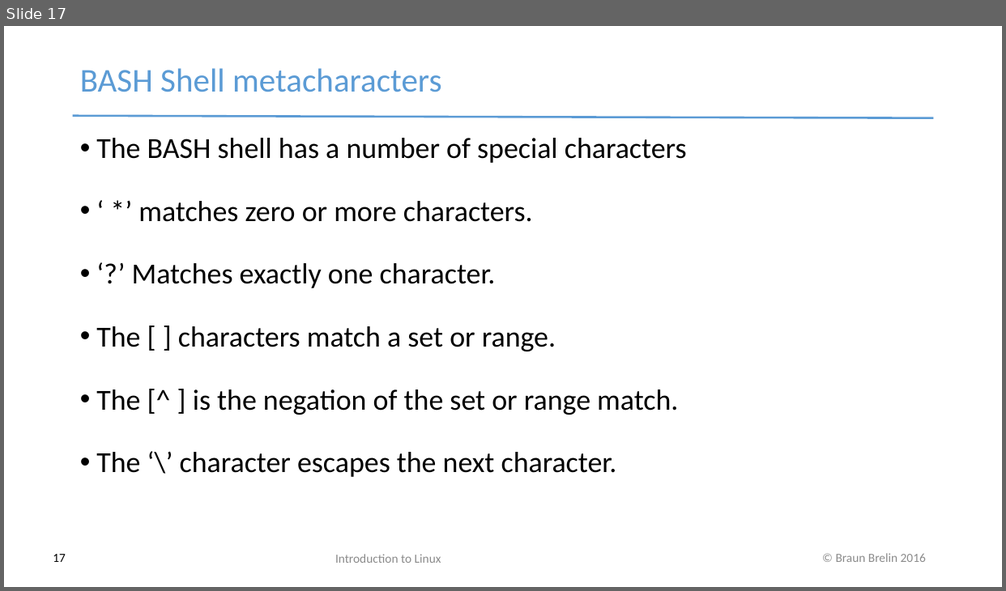
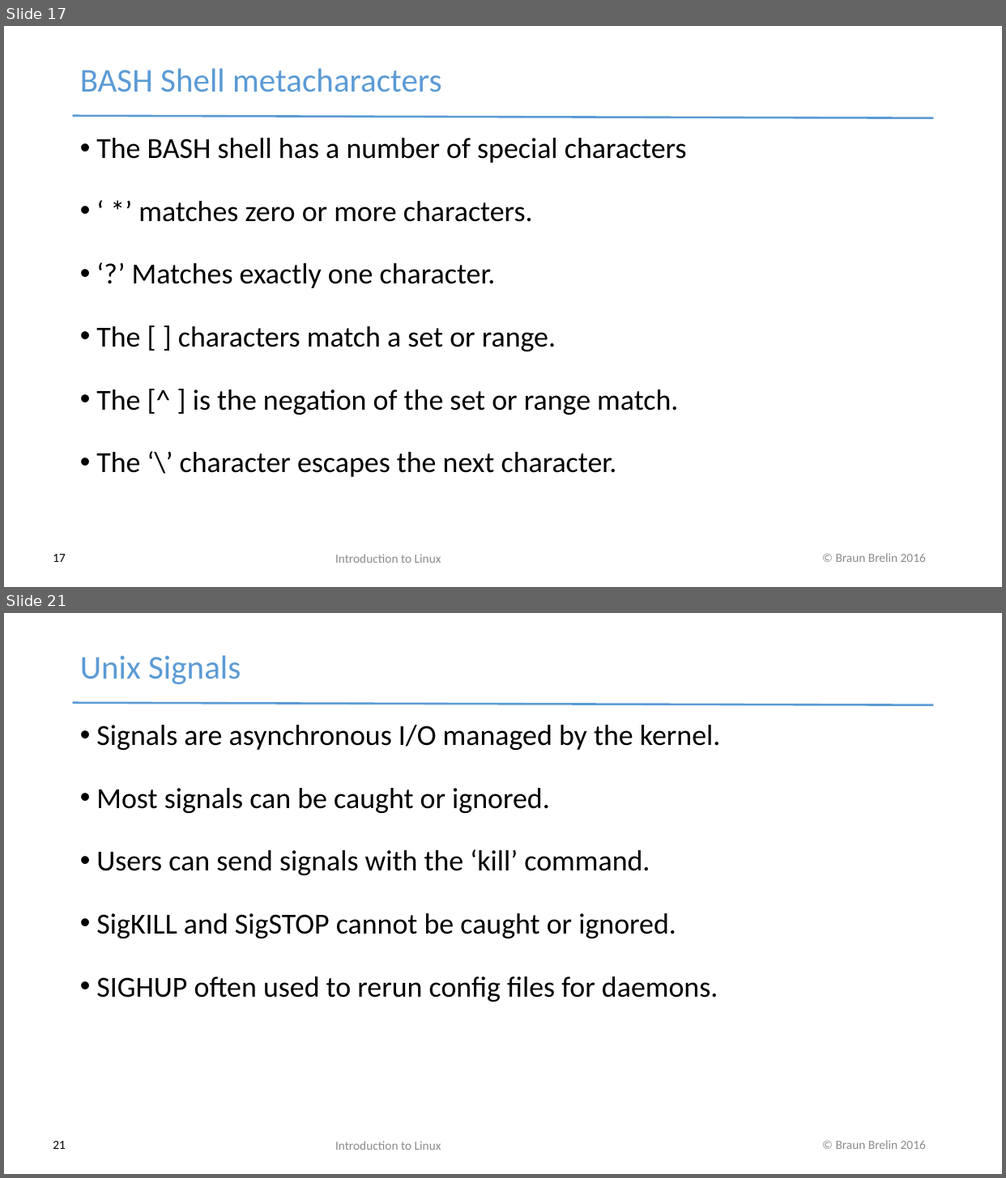
Before and after one commit to redmage123/basiclinux, a slide deck: docs/Introduction to Linux.pptx. Shown one above the other, each under a label of ours: slide 17 before the commit, slides 17 and 21 after it; the slides between them are not shown. The pictures are 1006x591 and 1006x1178 pixels, drawn with LibreOffice and Linux fonts; fonts in the diff are those of the drawing. Boxes give left, top, right and bottom in pixels: in the first picture for what was removed or moved away, otherwise in the second. Text is boxed around its words. In the diff, an @@ line names an element or a change of style, - is before the commit and + after.

Commit message:
Finished first draft of the basic linux slides

```diff
--- a/docs/Introduction to Linux.pptx
+++ b/docs/Introduction to Linux.pptx
@@ slide 21 added at bbox=[4, 613, 1002, 1174], background #FFFFFF; not listed: 2 template elements that a slide beside it also shows @@
@@ text added at bbox=[80, 655, 241, 684], 32 pt, text #5B9BD5 @@
+Unix Signals
@@ text added at bbox=[96, 725, 721, 1002], 28 pt, text #000000 @@
+• Signals are asynchronous I/O managed by the kernel.
+• Most signals can be caught or ignored.
+• Users can send signals with the ‘kill’ command.
+• SigKILL and SigSTOP cannot be caught or ignored.
+• SIGHUP often used to rerun config files for daemons.
@@ page number added at bbox=[53, 1141, 66, 1149], 12 pt, text #000000 @@
+21
@@ text added at bbox=[335, 1141, 441, 1150], 12 pt, text #8B8B8B @@
+Introduction to Linux
```
Also in this commit, not shown: 5 other slides added, 2 other files.
